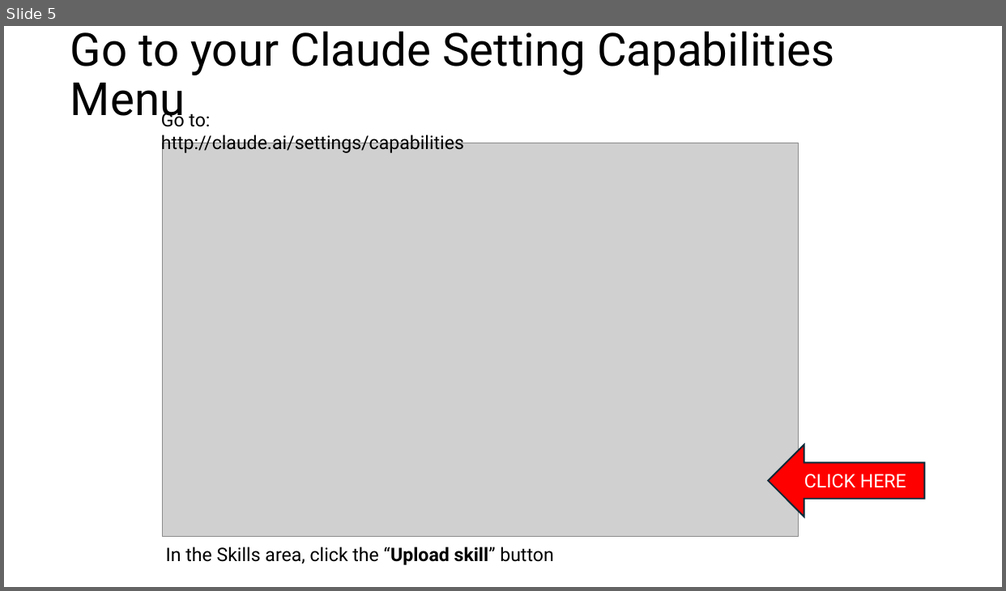
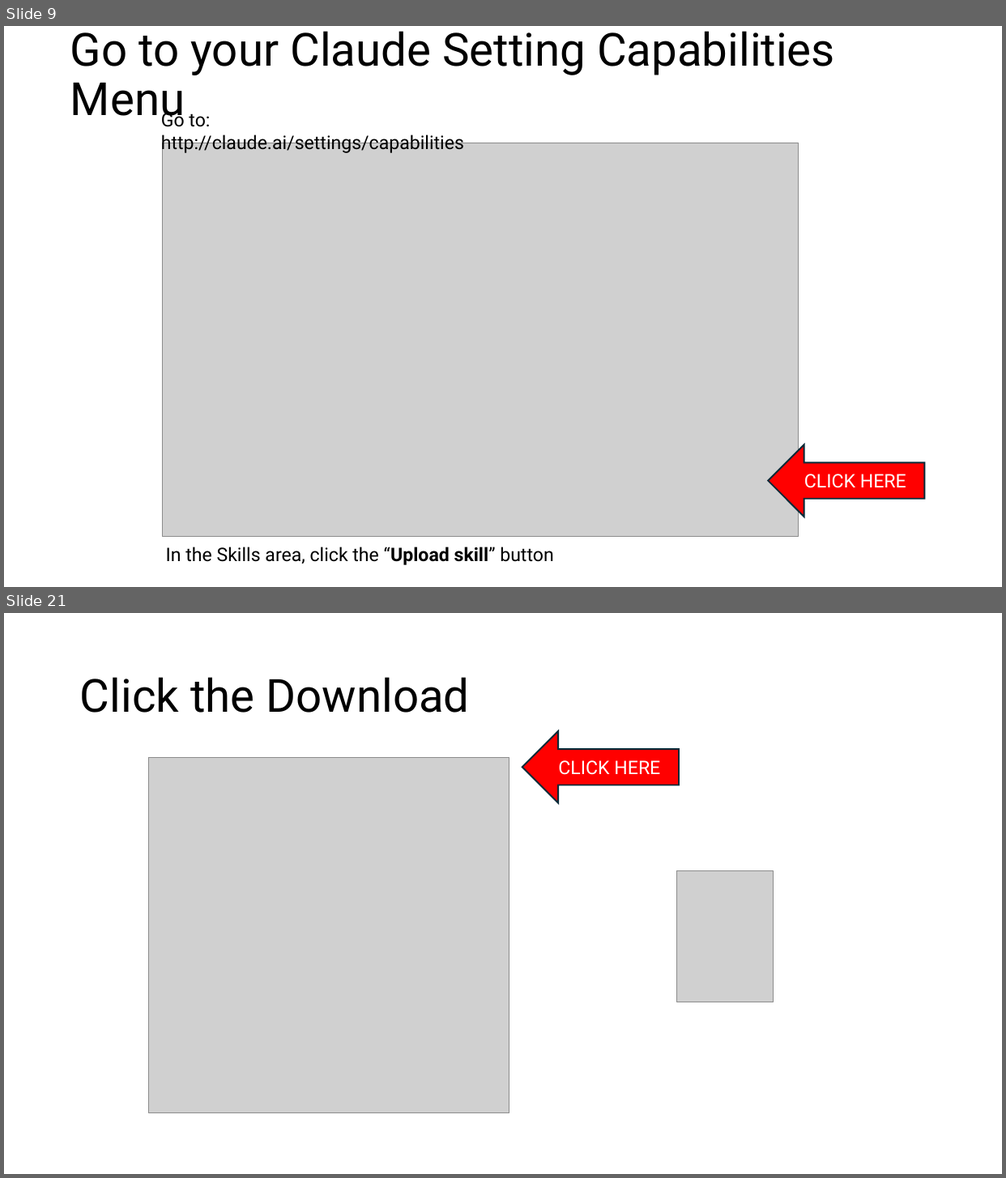
Before and after one commit to dmccreary/microsims, a slide deck: slides/Using-Claude-Skill-to-Generate-MicroSims.pptx. Shown one above the other, each under a label of ours: slide 5 before the commit, slides 9 and 21 after it; the slides between them are not shown. The pictures are 1006x591 and 1006x1178 pixels, drawn with LibreOffice and Linux fonts; fonts in the diff are those of the drawing; grey boxes stand for pictures. Boxes give left, top, right and bottom in pixels: in the first picture for what was removed or moved away, otherwise in the second. Text is boxed around its words. In the diff, an @@ line names an element or a change of style, - is before the commit and + after.

```diff
--- a/slides/Using-Claude-Skill-to-Generate-MicroSims.pptx
+++ b/slides/Using-Claude-Skill-to-Generate-MicroSims.pptx
@@ slide 21 added at (x1=4, y1=613, x2=1002, y2=1174), background #FFFFFF @@
@@ title added at (x1=80, y1=677, x2=470, y2=713), 44 pt, text #000000 @@
+Click the Download
@@ left arrow added at (x1=522, y1=731, x2=679, y2=803), fill #FF0000, outline #092A39 1.5 pt, 18 pt, text #FFFFFF @@
+CLICK HERE
@@ picture added at (x1=148, y1=757, x2=509, y2=1114) @@
@@ picture added at (x1=676, y1=871, x2=773, y2=1003) @@
@@ what was slide 5 is now slide 9 @@
```
Also in this commit, not shown: 5 slides changed, 32 other slides added, 1 slide removed, 2 other files.
